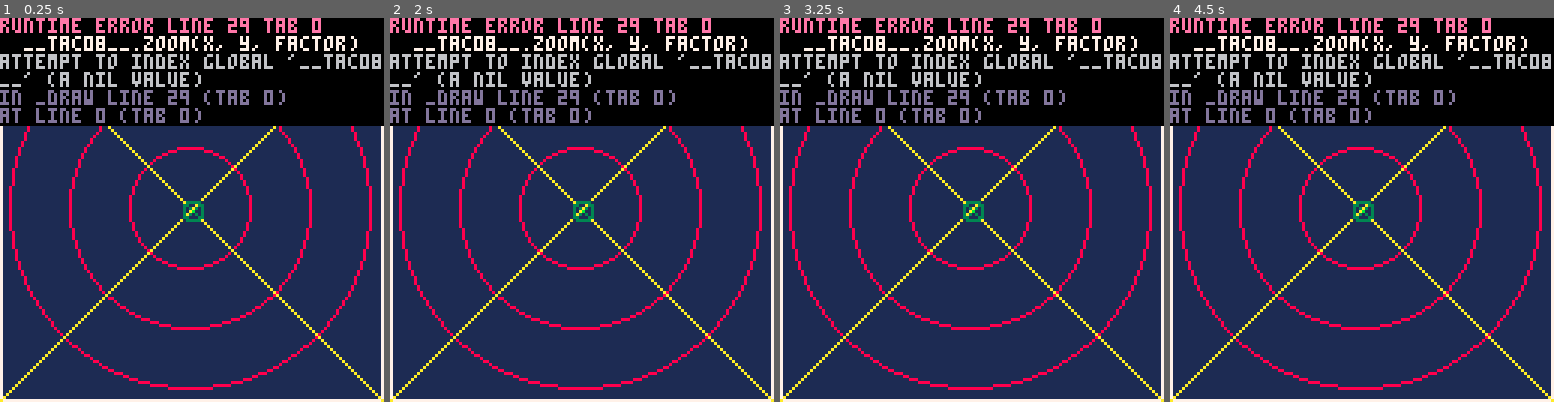
Above: before the commit, frames 1-4 (left to right).
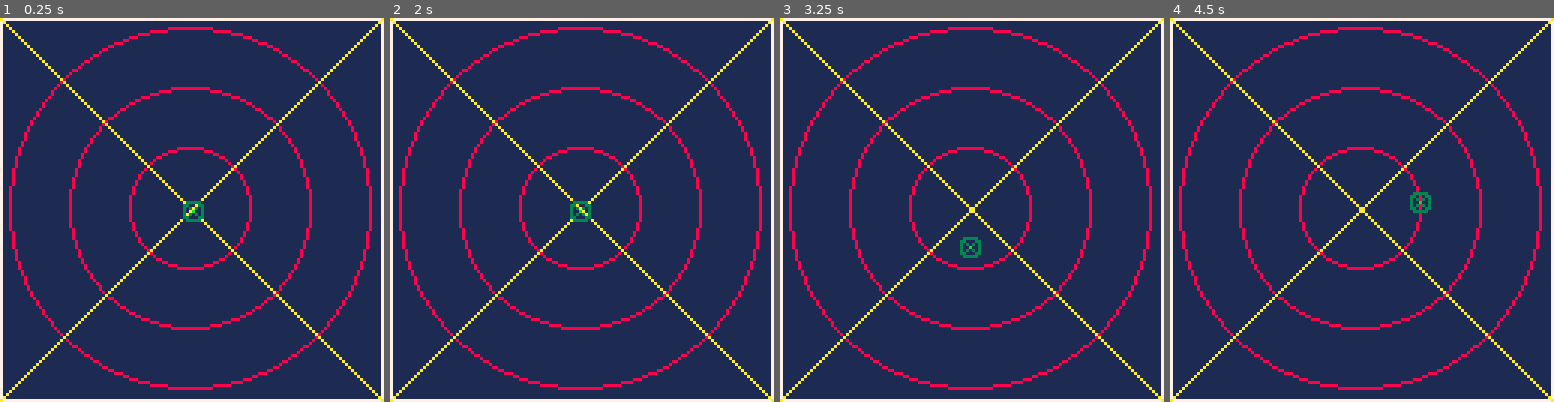
Above: after the commit, the same moments.

Repository: 0xcafed00d/tac08
Game: PICO-8 cartridge tests/zoomtest.p8
Two runs of this game, one before a commit and one after it. Both use one fixed random seed, a clock stepped at 60 frames per second and the inputs below.
Inputs:
- Up to frame 1 (0.25 s): no input
- Up to frame 2 (2 s): tap O (Z key) at 0.33, 0.7, 1.43 s; tap X (X key) at 1.07 s; hold Left from 1.97 s (still down)
- Up to frame 3 (3.25 s): tap X (X key) every 0.33 s from 2.07 to 3.07 s; tap O (Z key) at 2.22, 3.1 s; release Left at 2.37 s; hold Down 2.42-2.82 s; hold Right from 2.87 s (still down)
- Up to frame 4 (4.5 s): tap X (X key) every 0.33 s from 3.4 to 4.4 s; release Right at 3.53 s; hold Up 3.58-4.08 s; tap O (Z key) at 3.98 s; hold Right from 4.13 s (still down)

The runs differ from the first frame. In frame 1, 28% of the frame differs, in the area x 0-100%, y 0-29%; in frame 2, 28%; in frame 3, 28%, in the area x 0-100%, y 0-63%; in frame 4, 28%.
Error before the commit: runtime error line 29 tab 0; __tac08__.zoom(x, y, factor); attempt to index global '__tac08__' (a nil value)

Commit message:
added rotation to zoom

Diff:
--- a/tests/zoomtest.p8
+++ b/tests/zoomtest.p8
@@ -6,9 +6,12 @@
 	x = 64
 	y = 64
 	factor = 1
+	rot = 0
 end
 
 function _update()
+	rot += 1
+
 	if btn(0) then x -= 1 end
 	if btn(1) then x += 1 end
 	if btn(2) then y -= 1 end
@@ -28,9 +31,9 @@
 
 	spr(1, x-3, y-3)
 
-	--if __tac08__ then
-		__tac08__.zoom(x, y, factor)
-	--end
+	if __tac08__ then
+		__tac08__.zoom(x, y, factor, rot)
+	end
 end
 __gfx__
 00000000033333000000000000000000000000000000000000000000000000000000000000000000000000000000000000000000000000000000000000000000
Not shown, changed: src/hal_core.cpp
Not shown, changed: src/hal_core.h
Not shown, changed: src/pico_core.cpp
Not shown, changed: src/pico_core.h
Not shown, changed: src/pico_script.cpp
